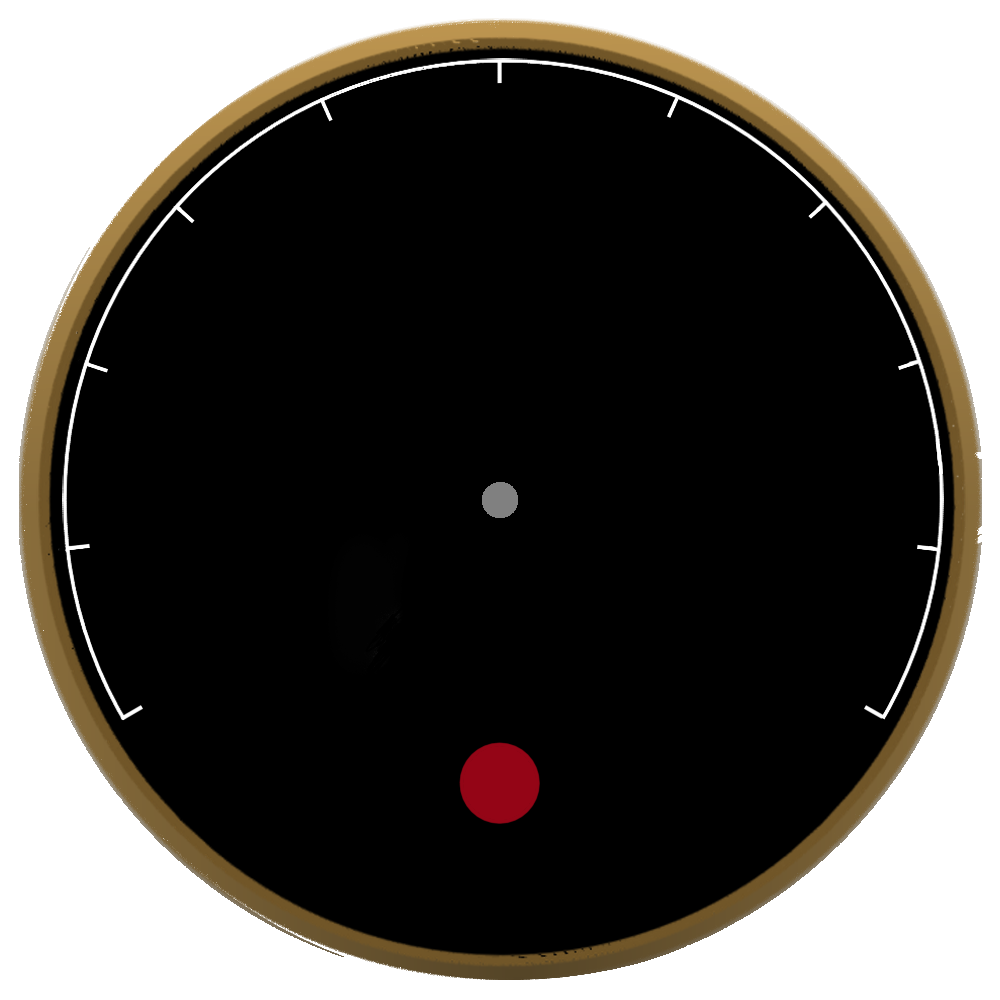
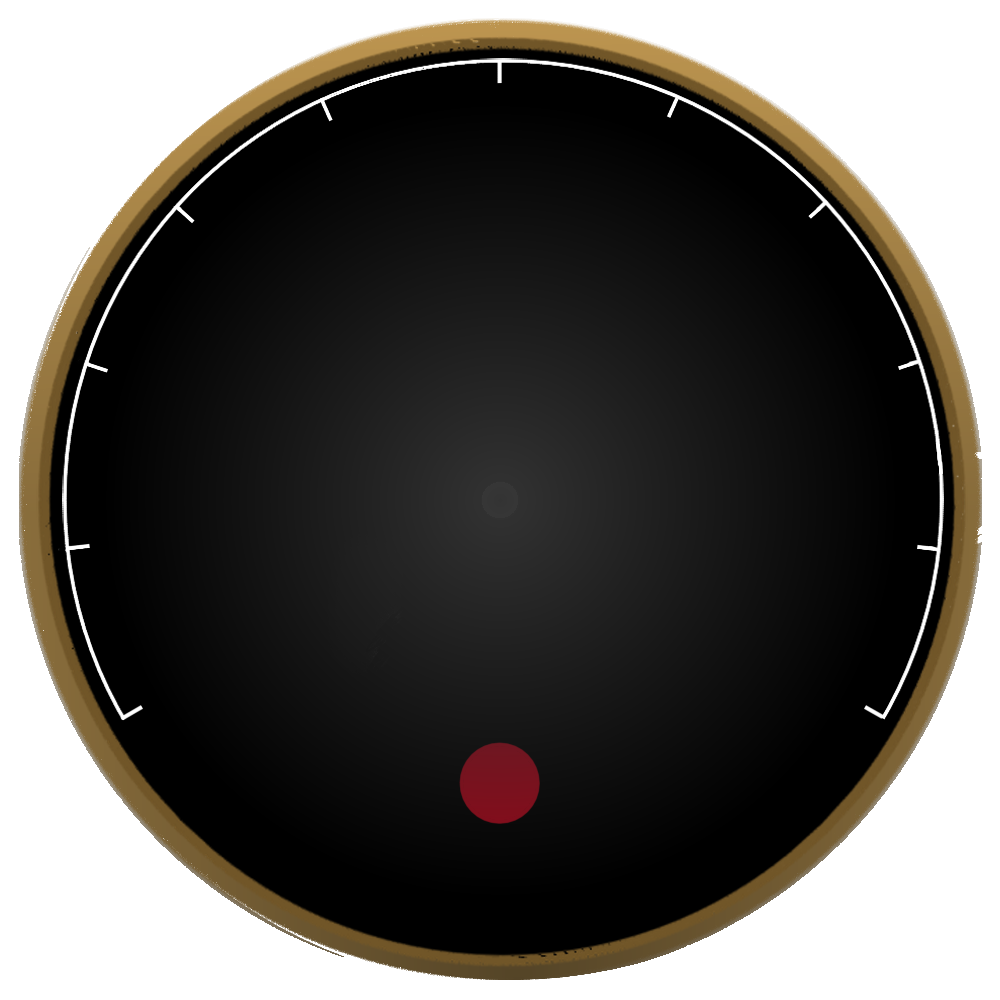
Comparing the layer stacks of the two 1000×1000 images. Changes:
added layer "Layer 13" above "Layer 11" over [122, 122, 879, 879]
